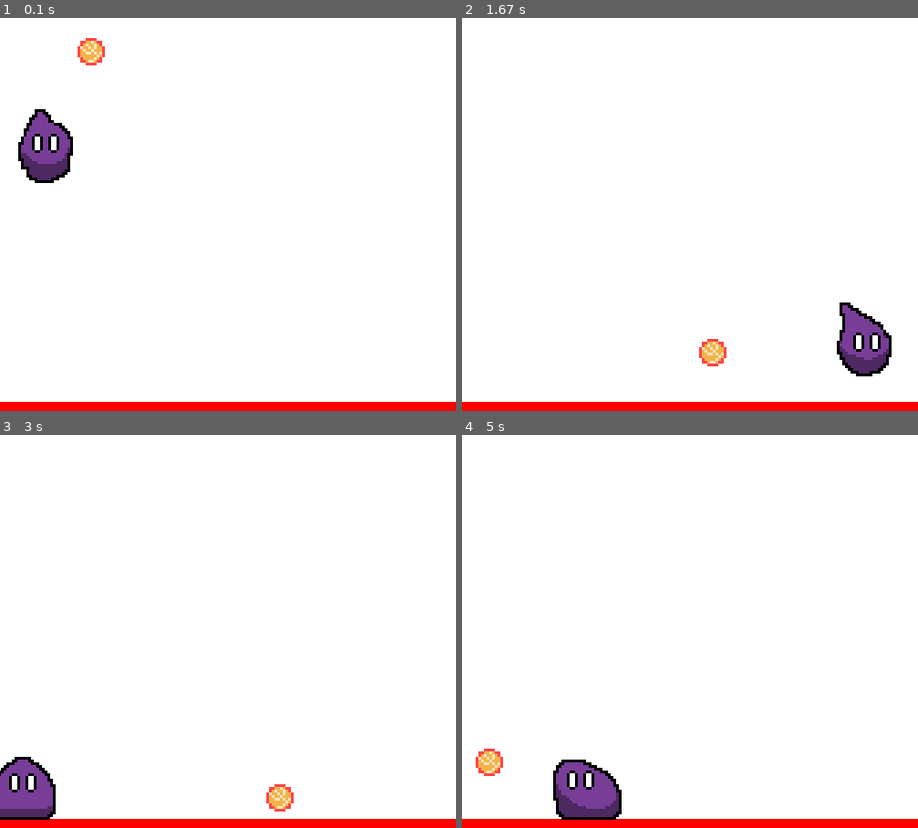
Above: before the commit, frames 1-4 (two rows, left to right).
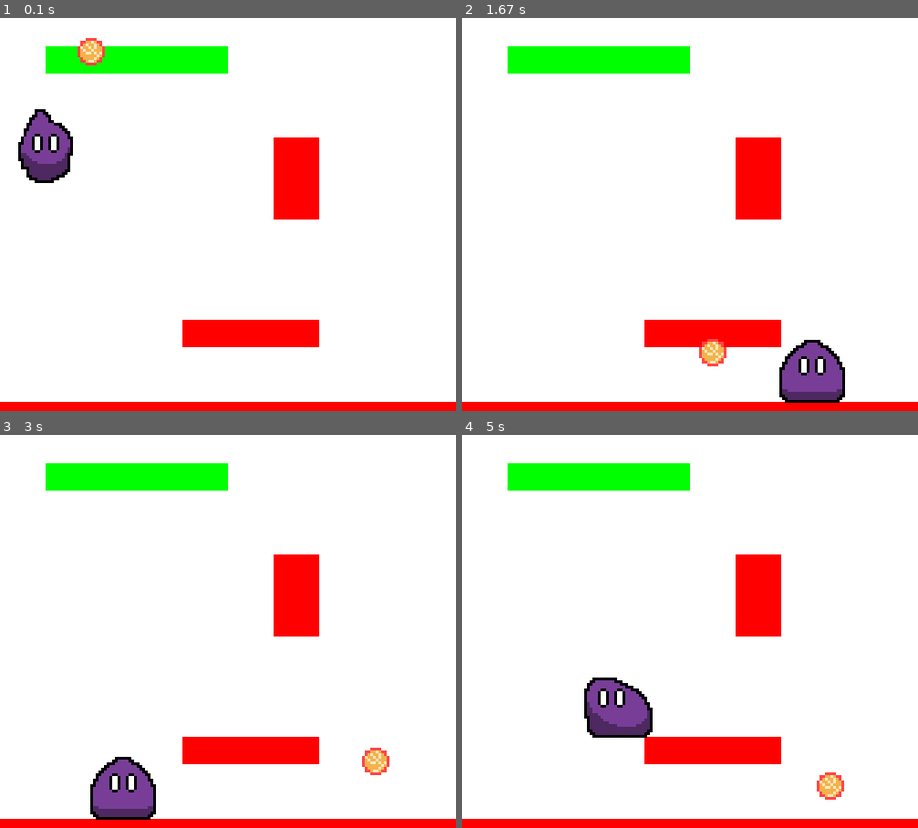
Above: after the commit, the same moments.

Repository: binnev/pygame_sandbox
Game: pygame game, started from platformer/__main__.py
Same seed, same stepped clock (60 frames per second), same inputs: the game is played once before the commit and once after it.
Inputs:
- Up to frame 1 (0.1 s): no input
- Up to frame 2 (1.67 s): hold Right 0.33-0.8 s; hold Up 0.83-1.13 s; hold Right 1.17-1.63 s
- Up to frame 3 (3 s): hold Left 1.67-2.2 s; hold Down 2.23-2.53 s; hold Left 2.57-2.97 s
- Up to frame 4 (5 s): hold Up 3-3.37 s; hold Right 3.4-4.03 s; hold Down 4.07-4.43 s; hold Left 4.47-4.93 s; hold Right from 4.97 s (still down)

The runs differ from the first frame. In frame 1, 6.7% of the frame differs, in the area x 10-70%, y 7-84%; in frame 2, 10%; in frame 3, 11%; in frame 4, 11%, in the area x 3-84%, y 7-98%.

Commit message:
Fiddled with platforms.

Diff:
--- a/platformer/__main__.py
+++ b/platformer/__main__.py
@@ -12,9 +12,9 @@
 level = Level()
 # Platforms
 level.add_objects(
-    # Platform(50, 100, 200, 30, can_fall_through=True),
-    # Platform(300, 200, 50, 30, can_fall_through=False),
-    # Platform(200, 400, 150, 30, can_fall_through=False),
+    Platform(50, 100, 200, 30, can_fall_through=True),
+    Platform(300, 200, 50, 90, can_fall_through=False),
+    Platform(200, 400, 150, 30, can_fall_through=False),
     Platform(-10, 490, 1100, 30, can_fall_through=False),
     type="platform",
 )
